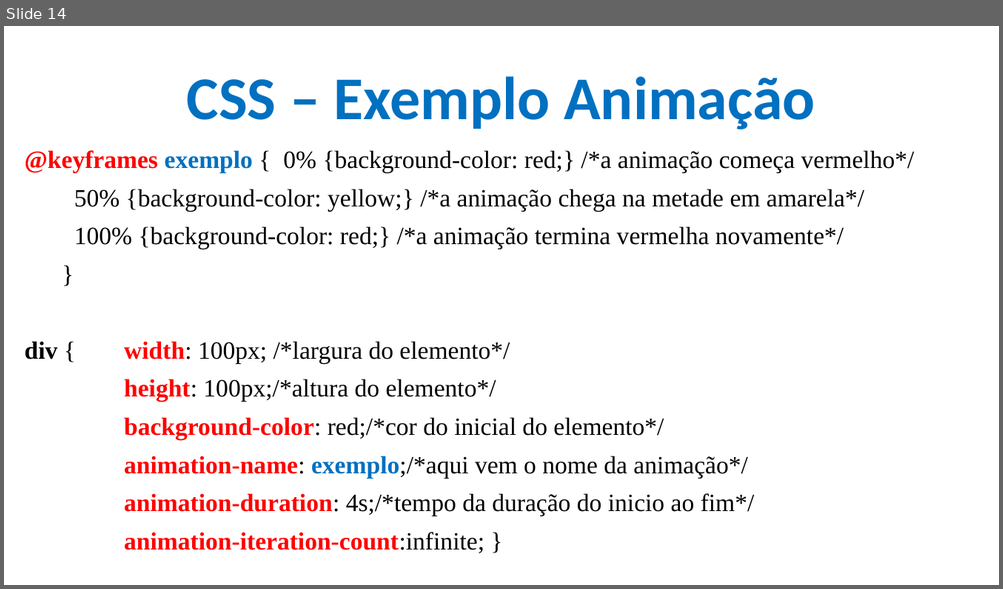
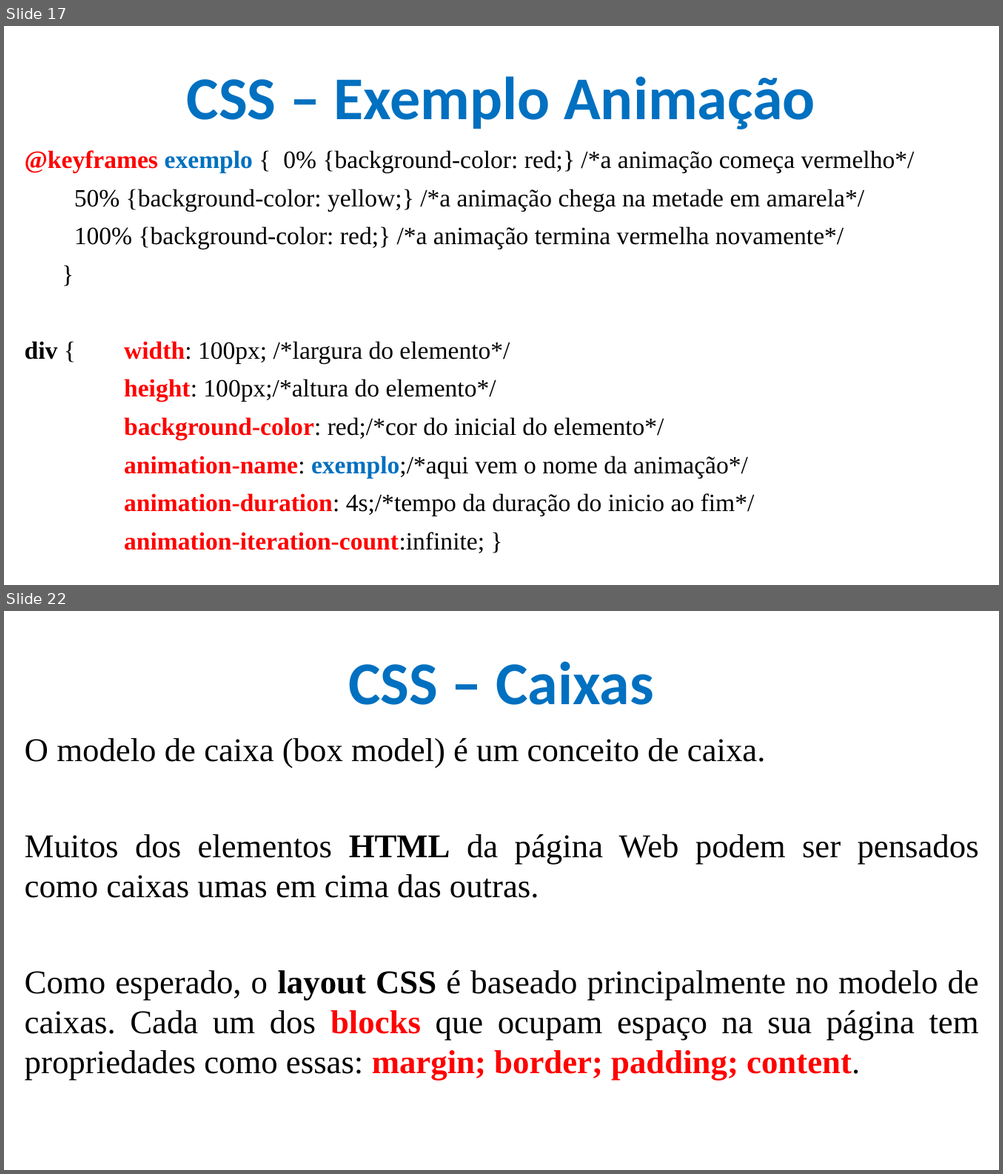
Before and after one commit to CloudEducationBrazil/WydenDesenvolvimentoWebPHP, a slide deck: 01 Classes/Aula 05 e 06 Desenvolvimento Web - CSS.pptx. Shown one above the other, each under a label of ours: slide 14 before the commit, slides 17 and 22 after it; the slides between them are not shown. The pictures are 1003x589 and 1003x1174 pixels, drawn with LibreOffice and Linux fonts; fonts in the diff are those of the drawing; background and template pictures are left out. Boxes give left, top, right and bottom in pixels: in the first picture for what was removed or moved away, otherwise in the second. Text is boxed around its words. In the diff, an @@ line names an element or a change of style, - is before the commit and + after.

```diff
--- a/01 Classes/Aula 05 e 06 Desenvolvimento Web - CSS.pptx
+++ b/01 Classes/Aula 05 e 06 Desenvolvimento Web - CSS.pptx
@@ slide 22 added at bbox=[4, 611, 999, 1170], background picture (left out) @@
@@ title added at bbox=[348, 661, 654, 705], 44 pt, text #0070C0, bold @@
+CSS – Caixas
@@ text added at bbox=[25, 738, 979, 1080], 24 pt, text #000000 @@
+O modelo de caixa (box model) é um conceito de caixa.
+Muitos dos elementos HTML da página Web podem ser pensados como caixas umas em cima das outras.
+Como esperado, o layout CSS é baseado principalmente no modelo de caixas. Cada um dos blocks que ocupam espaço na sua página tem propriedades como essas: margin; border; padding; content.
@@ what was slide 14 is now slide 17 @@
```
Also in this commit, not shown: 7 slides changed, 32 other slides added, 1 slide removed, 1 other file.
